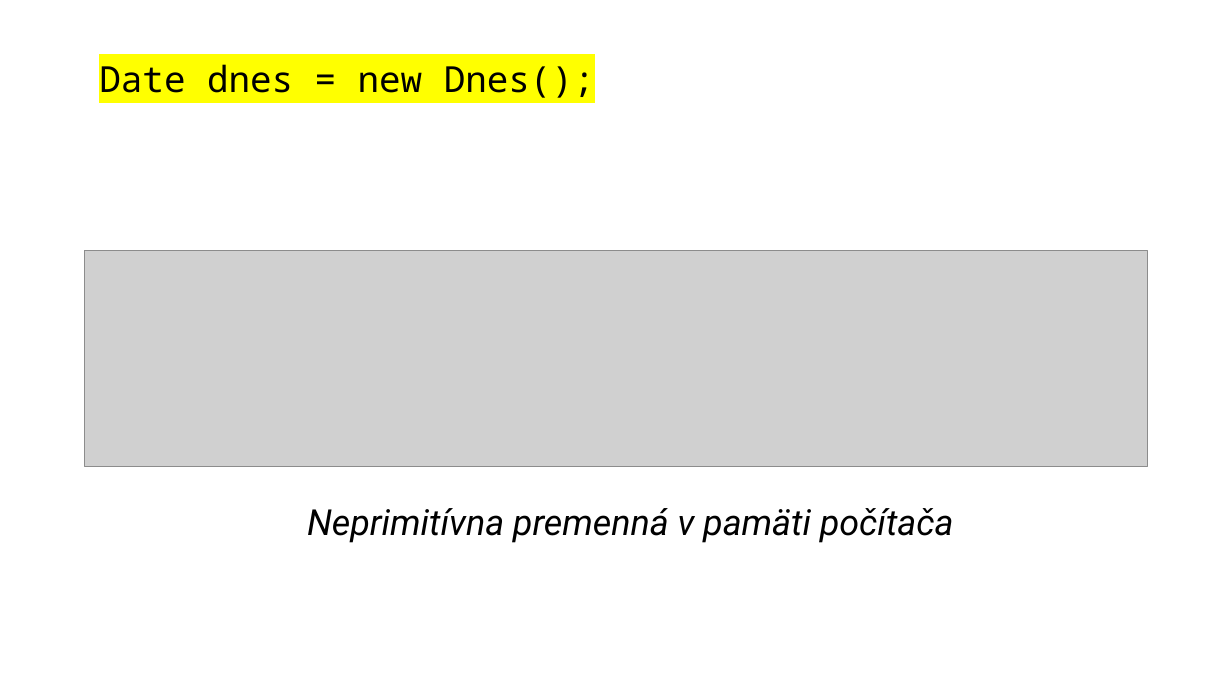
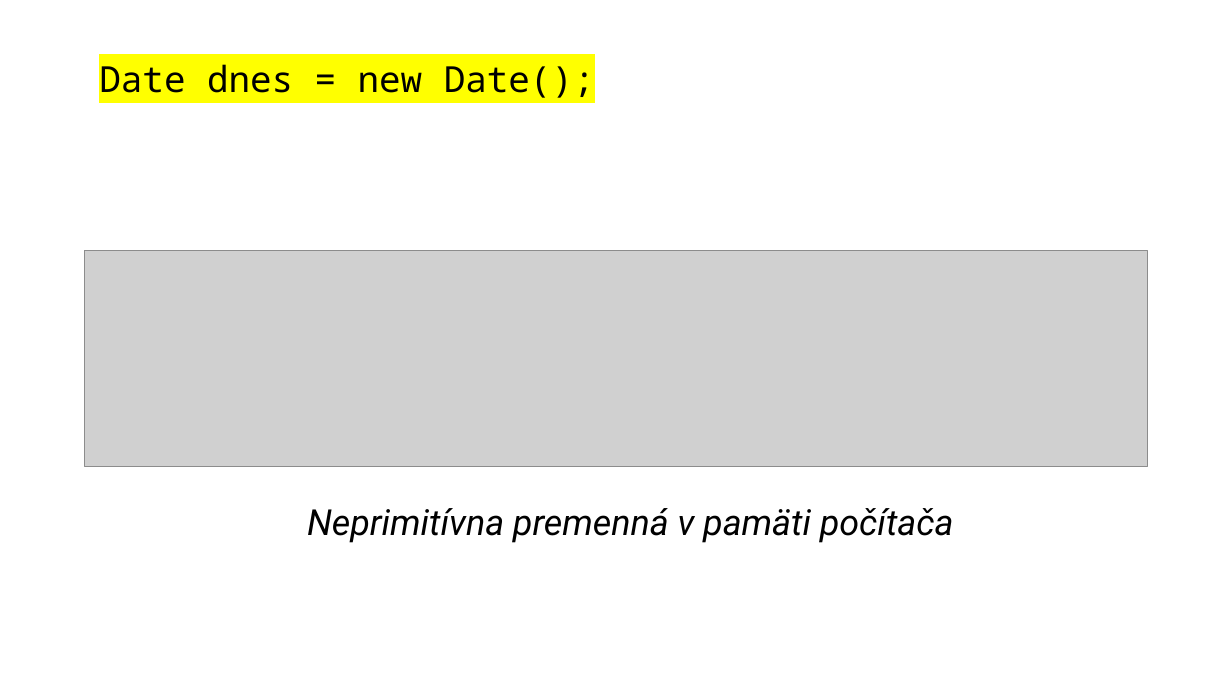
Before and after one commit to wagjo/oop, a slide deck: slide 12 of prezentacie/t02w.pptx. Drawn at 1232x693 pixels with LibreOffice and Linux fonts; fonts in the diff are those of the drawing; grey boxes stand for pictures. Boxes give left, top, right and bottom in pixels: in the first picture for what was removed or moved away, otherwise in the second. Text is boxed around its words. In the diff, an @@ line names an element or a change of style, - is before the commit and + after.

```diff
--- a/prezentacie/t02w.pptx
+++ b/prezentacie/t02w.pptx
@@ text at (99,64,595,98): text changed @@
-Date dnes = new Dnes();
+Date dnes = new Date();
```
Also in this commit, not shown: 1 other slide changed, 2 other files.
